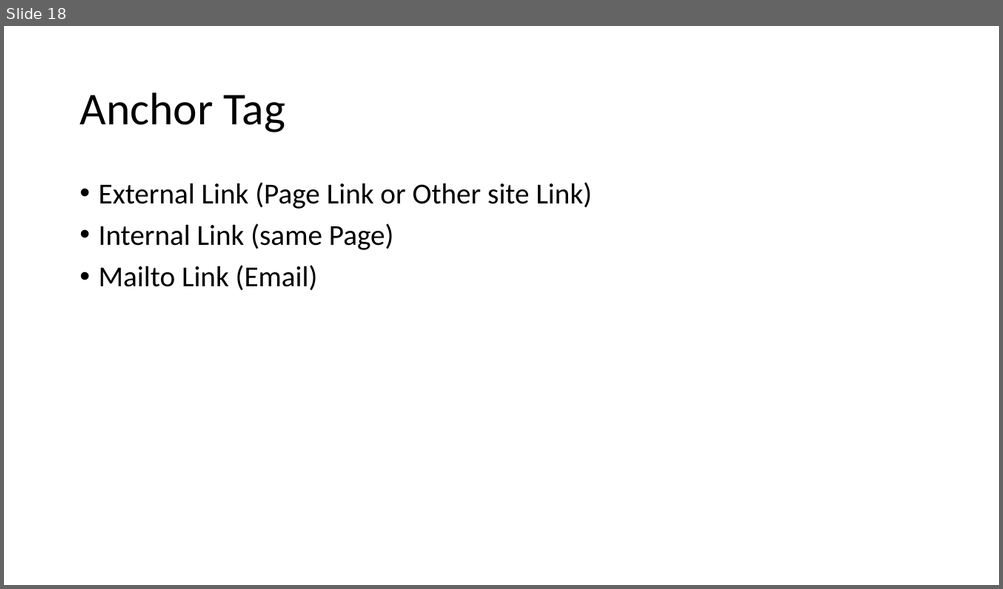
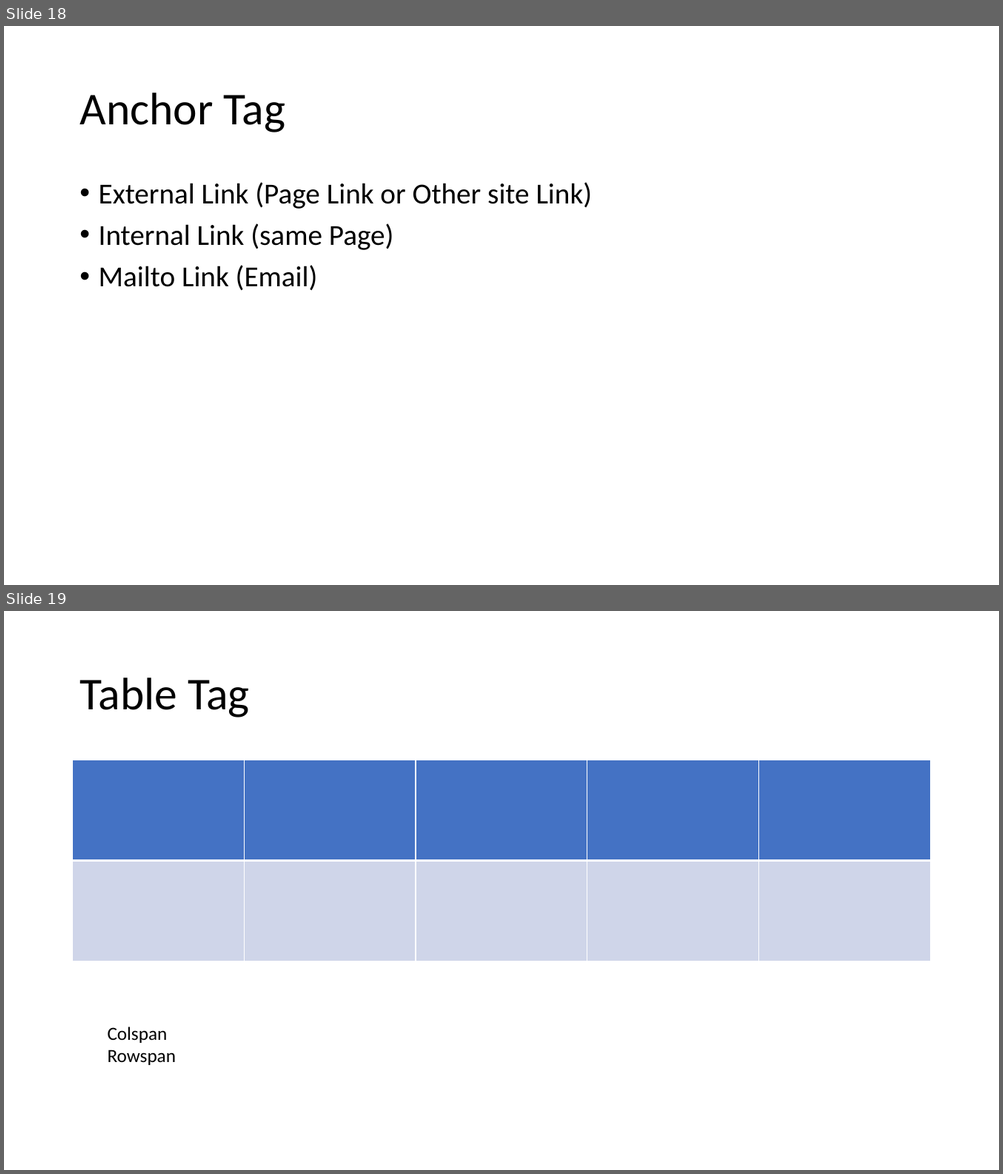
Before and after one commit to PiyushChaturvedii/Batch10, a slide deck: HTML.pptx. Shown one above the other, each under a label of ours: slide 18 before the commit, slides 18 and 19 after it. The pictures are 1003x589 and 1003x1174 pixels, drawn with LibreOffice and Linux fonts; fonts in the diff are those of the drawing. Boxes give left, top, right and bottom in pixels: in the first picture for what was removed or moved away, otherwise in the second. Text is boxed around its words. In the diff, an @@ line names an element or a change of style, - is before the commit and + after.

```diff
--- a/HTML.pptx
+++ b/HTML.pptx
@@ slide 19 added at <box>4,611,999,1170</box>, background #FFFFFF @@
@@ title added at <box>79,678,250,718</box>, 44 pt, text #000000 @@
+Table Tag
@@ table added at <box>73,760,930,962</box>, 2 rows, 5 columns @@
+ |  |  |  | 
+ |  |  |  | 
@@ text added at <box>108,1027,176,1065</box>, 18 pt, text #000000 @@
+Colspan
+Rowspan
```
Also in this commit, not shown: 1 other slide added, 2 other files.
